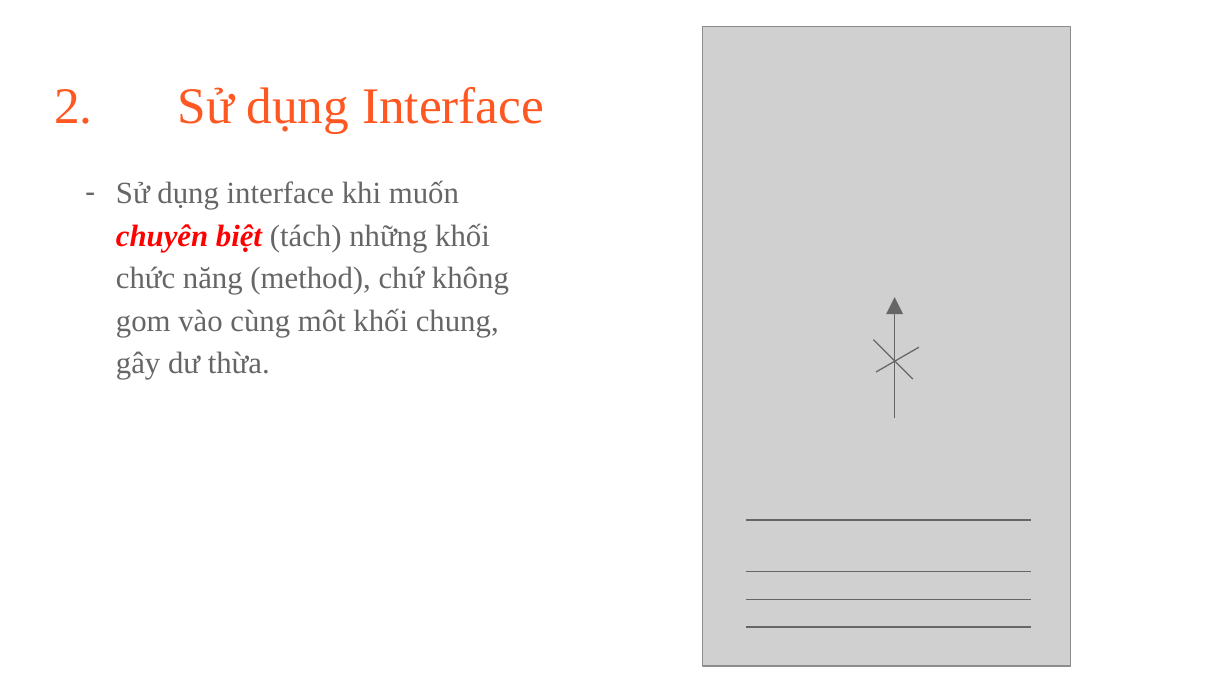
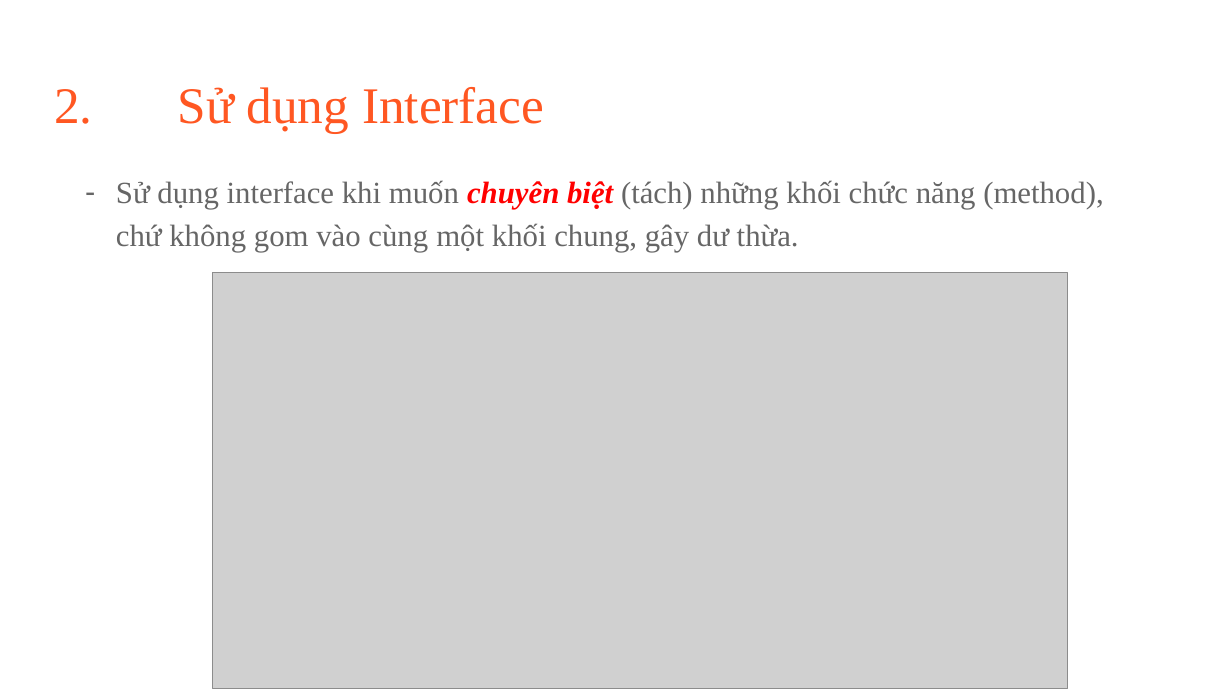
Before and after one commit to dantn93/Advanced-Java, a slide deck: slide 5 of Chapter_1_Abstraction & Interface_Tran Ngoc Dan_Nguyen Trong Thuan.pptx. Drawn at 1232x693 pixels with LibreOffice and Linux fonts; fonts in the diff are those of the drawing; grey boxes stand for pictures. Boxes give left, top, right and bottom in pixels: in the first picture for what was removed or moved away, otherwise in the second. Text is boxed around its words. In the diff, an @@ line names an element or a change of style, - is before the commit and + after.

Commit message:
25/08/2016

```diff
--- a/Chapter_1_Abstraction & Interface_Tran Ngoc Dan_Nguyen Trong Thuan.pptx
+++ b/Chapter_1_Abstraction & Interface_Tran Ngoc Dan_Nguyen Trong Thuan.pptx
@@ picture removed at bbox=[702, 27, 1071, 667] @@
@@ text at bbox=[116, 180, 1103, 252]: text changed @@
-– Sử dụng interface khi muốn chuyên biệt (tách) những khối chức năng (method), chứ không gom vào cùng môt khối chung, gây dư thừa.
+– Sử dụng interface khi muốn chuyên biệt (tách) những khối chức năng (method), chứ không gom vào cùng một khối chung, gây dư thừa.
@@ picture added at bbox=[213, 272, 1068, 689] @@
@@ arrow removed from (894, 419) to (894, 297) @@
@@ line removed from (873, 340) to (913, 379) @@
@@ line removed from (919, 347) to (876, 372) @@
@@ line removed from (747, 520) to (1031, 520) @@
@@ line removed from (747, 572) to (1031, 572) @@
@@ line removed from (747, 599) to (1031, 599) @@
@@ line removed from (747, 627) to (1031, 627) @@
```
Also in this commit, not shown: 1 other slide changed, 1 slide removed.
